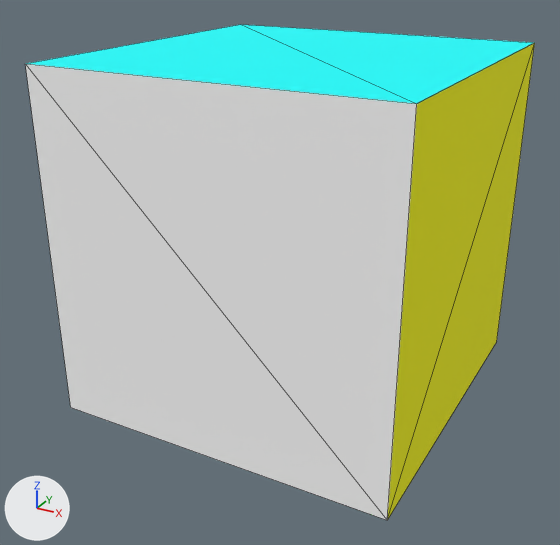
The OBJ model models/cornell-box.obj as it was, and as the next commit left it.
Both versions are drawn from a camera (50 mm lens) standing at (5.2, -7.54, 6.97) and looking at (-0.38, 2.62, 1.89). The axes (+X, +Y, +Z) are drawn at lower left. The lights are the same throughout. Mesh edges are drawn as thin lines. Where no turn or scale is listed for an object, it has been applied to the vertices.

The first picture shows 'ceiling', 'front_wall', 'right_wall'.
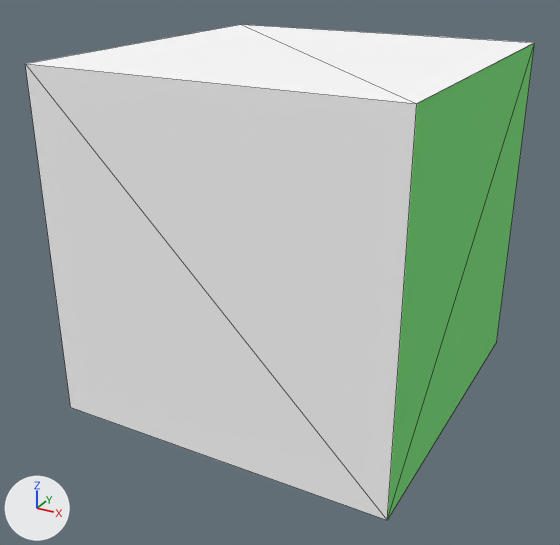
Boxes (x1, y1, x2, y2) around the edits, measured in the pictures (560 x 545 px):
'right_wall', recoloured (yellow to green)
    both: (387, 43, 535, 520)
'ceiling', recoloured (cyan to white)
    both: (26, 25, 533, 104)

What changed in the scene script:
```text
Change mat_green:
    mat_green.base_color: (0.0, 1.0, 0.0) -> (0.2, 0.8, 0.2)  # green #00ff00 -> green #7ce77c
Change me_ceiling:
    where me_ceiling.from_pydata(...)  # 4 vertices, 2 faces; spans x -3.01..2.55, y 0.25..5.84, z 5.33
    remove me_ceiling.materials.append(mat_cyan)  # cyan #00ffff
    add me_ceiling.materials.append(mat_white)  # white #ffffff
Change me_right_wall:
    where me_right_wall.from_pydata(...)  # 4 vertices, 2 faces; spans x 2.55, y 0.24..5.84, z -0.16..5.33
    remove me_right_wall.materials.append(mat_yellow)  # yellow #ffff00
    add me_right_wall.materials.append(mat_green)  # green #7ce77c
```
